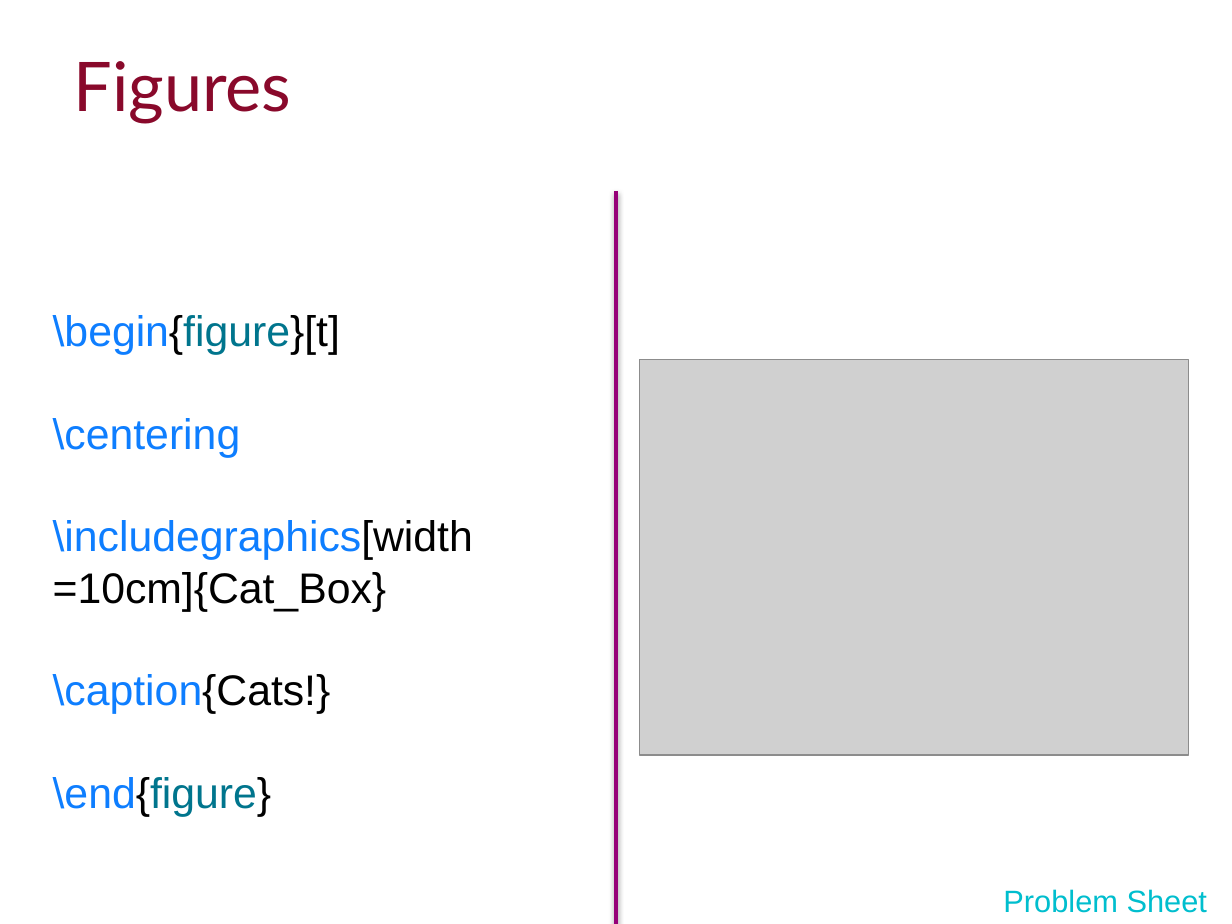
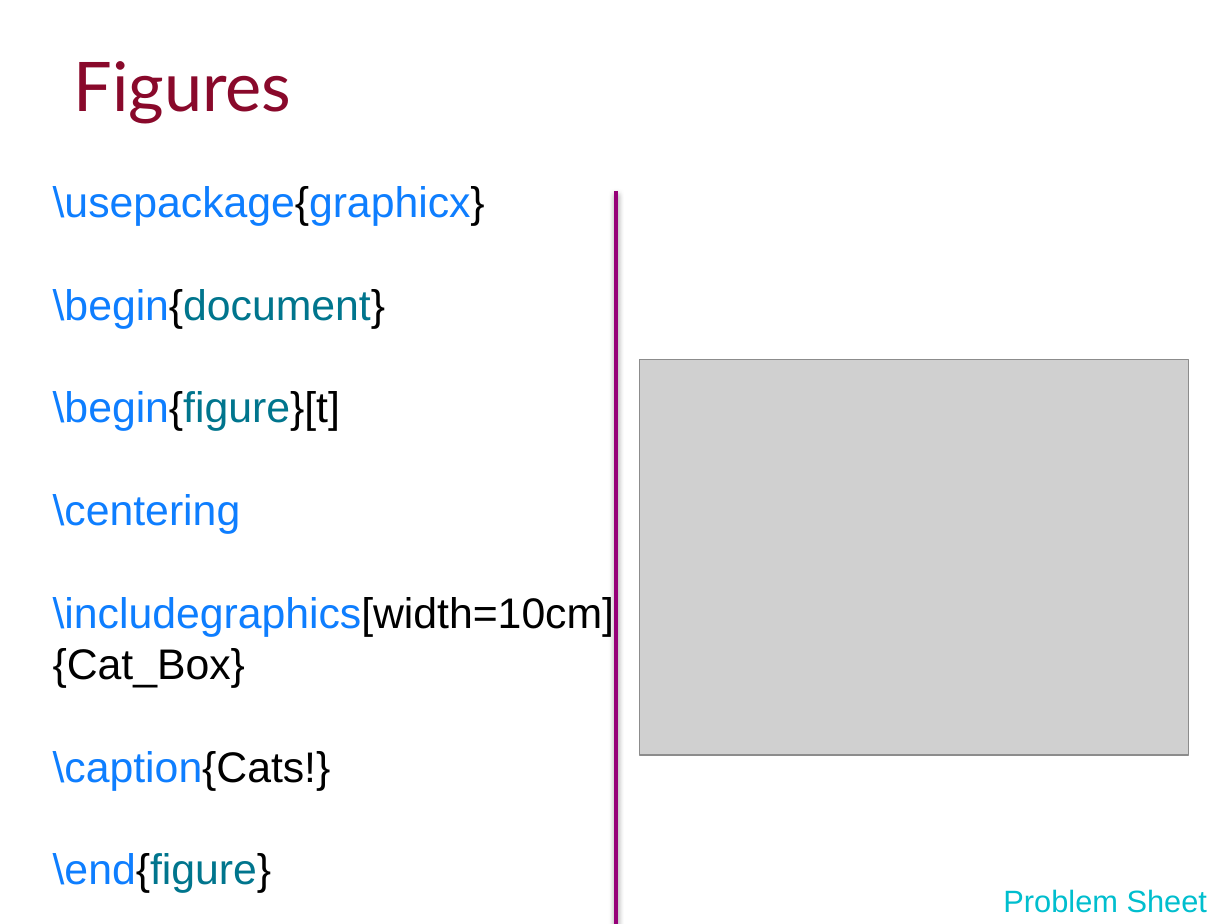
Before and after one commit to ImperialCollegeLondon/RCDS-introduction-to-latex, a slide deck: slide 16 of Intro to Latex Slides.pptx. Drawn at 1232x924 pixels with LibreOffice and Linux fonts; fonts in the diff are those of the drawing; grey boxes stand for pictures; background and template pictures are left out. Boxes give left, top, right and bottom in pixels: in the first picture for what was removed or moved away, otherwise in the second. Text is boxed around its words. In the diff, an @@ line names an element or a change of style, - is before the commit and + after.

Commit message:
Added graphicx usage to figure example

```diff
--- a/Intro to Latex Slides.pptx
+++ b/Intro to Latex Slides.pptx
@@ text "\usepackage{graphicx}": place and size @@
-text "\usepackage{graphicx}" at (53,315,473,817)
+text "\usepackage{graphicx}" at (53,186,614,893)
@@ text at (53,186,485,329): paragraphs added @@
+\usepackage{graphicx}
+\begin{document}
```
